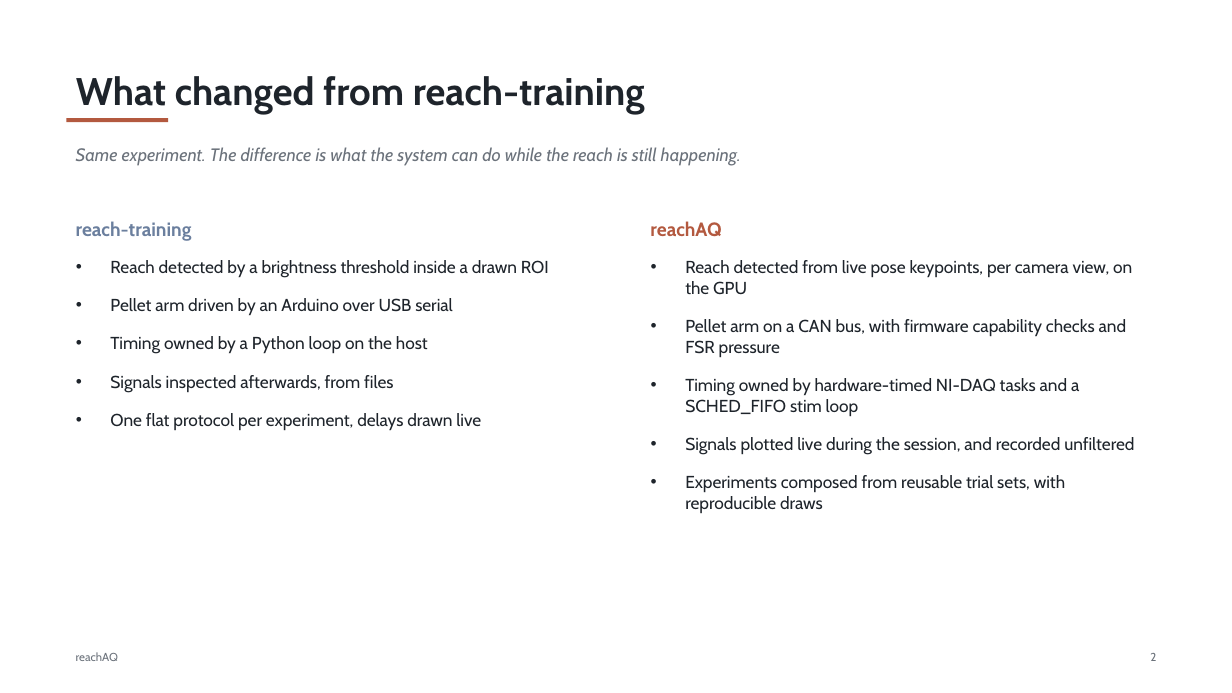
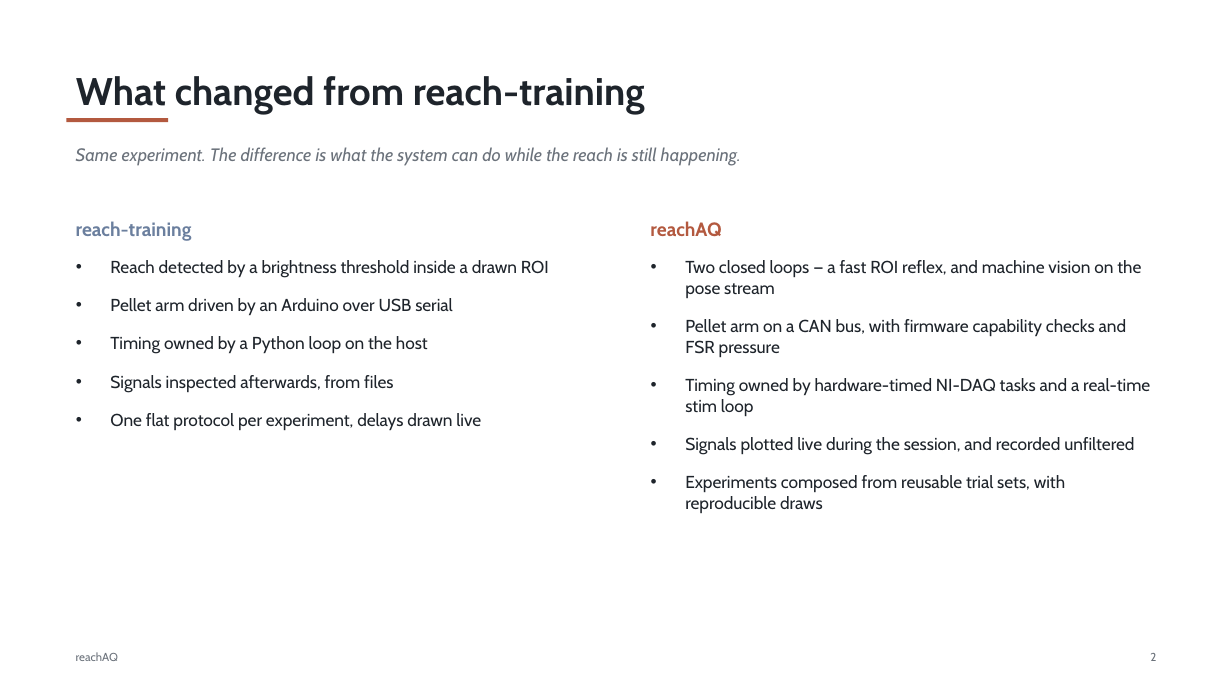
Before and after one commit to Cerebellum-Lab/reachAQ, a slide deck: slide 2 of docs/presentation/reachAQ-overview.pptx. Drawn at 1232x693 pixels with LibreOffice and Linux fonts; fonts in the diff are those of the drawing. Boxes give left, top, right and bottom in pixels: in the first picture for what was removed or moved away, otherwise in the second. Text is boxed around its words. In the diff, an @@ line names an element or a change of style, - is before the commit and + after.

Commit message:
docs(presentation): make live inference speed the centre of the deck
Five slides on how the pose tier got fast, because that is what enables a
machine-vision closed loop alongside the ROI reflex, and it is the part a
technical audience will actually want.

The optimisation chart colours by status rather than by result, so the
three categories stay legible: adopted and always on (the decode rewrite,
6.565 to 2.675 ms), gated behind a backend or config flag (partial batch,
54.8 to 25.3 ms, torch engine only), and measured but deliberately not
adopted (the mobile-class backbone at about 8x, rejected because its
confidence does not predict accuracy and would break the 3D gate).

Also adds the budget that makes the numbers mean something, the two-tier
split the whole approach rests on, the backpressure and freshness-drain
properties that make a sub-camera-rate pose tier safe rather than
hazardous, and the runtimes that were benchmarked and declined.

```diff
--- a/docs/presentation/reachAQ-overview.pptx
+++ b/docs/presentation/reachAQ-overview.pptx
@@ text at <box>685,260,1141,298</box>: text changed @@
-• Reach detected from live pose keypoints, per camera view, on the GPU
+• Two closed loops — a fast ROI reflex, and machine vision on the pose stream
@@ text at <box>685,378,1150,417</box>: text changed @@
-• Timing owned by hardware-timed NI-DAQ tasks and a SCHED_FIFO stim loop
+• Timing owned by hardware-timed NI-DAQ tasks and a real-time stim loop
```
Also in this commit, not shown: 6 other slides changed, 5 slides added, 3 other files.
